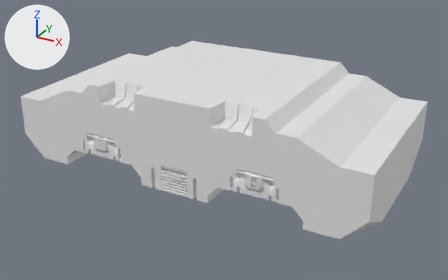
An edit to the Blender file BasicSht/TutorialSht/24Mar2025.blend, drawn before and after from the same camera.
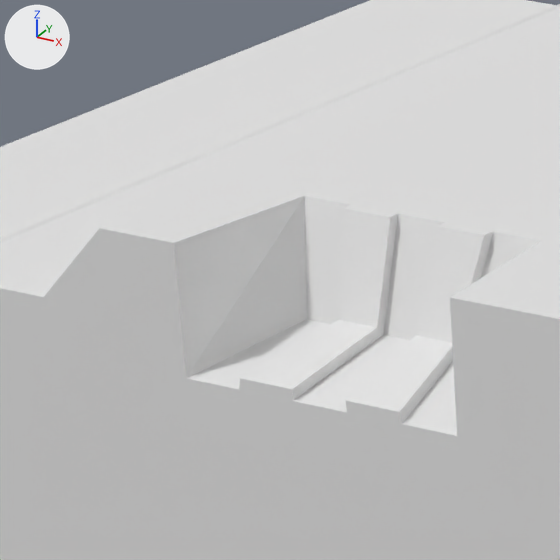
Each version appears first whole from a 50 mm lens placed at (6.25, -11.25, 8.06), pointed at (0.15, -0.17, 2.52), and next in a close-up on the part from 17% to 33% of the width and 20% to 45% of the height. The lights are fixed; the arrows at upper left show +X, +Y and +Z.

Objects in the first close-up: 'Cube', 'Cube_slice'.
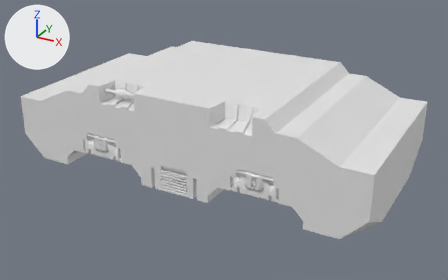
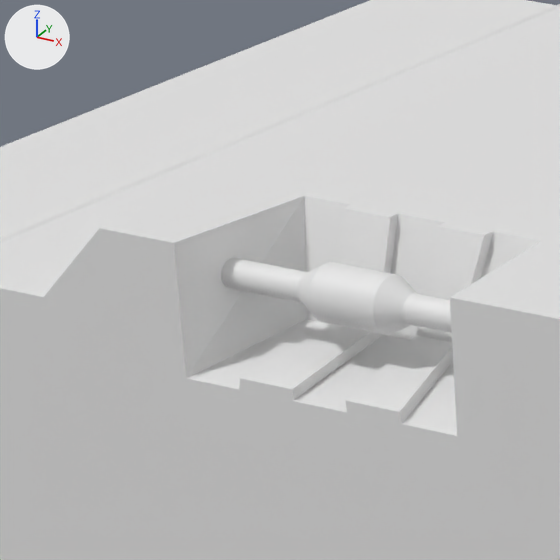
Boxes (x1, y1, x2, y2) around the edits, measured in the close-ups (560 x 560 px):
'Cylinder.002', added
    after: (221, 258, 452, 335)

The change, as a list of edits to the scene's bpy script:
```text
Add me_cylinder_002:
    me_cylinder_002.from_pydata(...)  # 192 vertices, 162 faces; spans x -1.93..1.93, y -1.93..1.93, z -1.4..1.4
    me_cylinder_002.polygons.foreach_set('use_smooth', [True] * 162)
Add ob_cylinder_002:
    ob_cylinder_002 = bpy.data.objects.new('Cylinder.002', me_cylinder_002)
    ob_cylinder_002.location = (-1.3, -1.807, 3.863)
    ob_cylinder_002.rotation_euler = (0.0, 1.571, 0.0)  # degrees (0, 90, 0)
    ob_cylinder_002.scale = (0.0407, 0.0407, 0.312)
```
